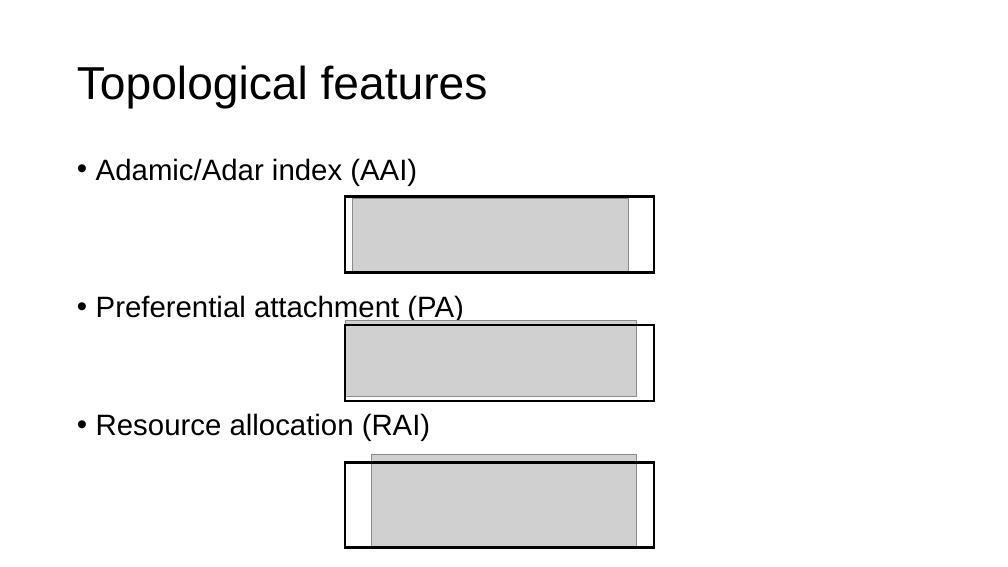
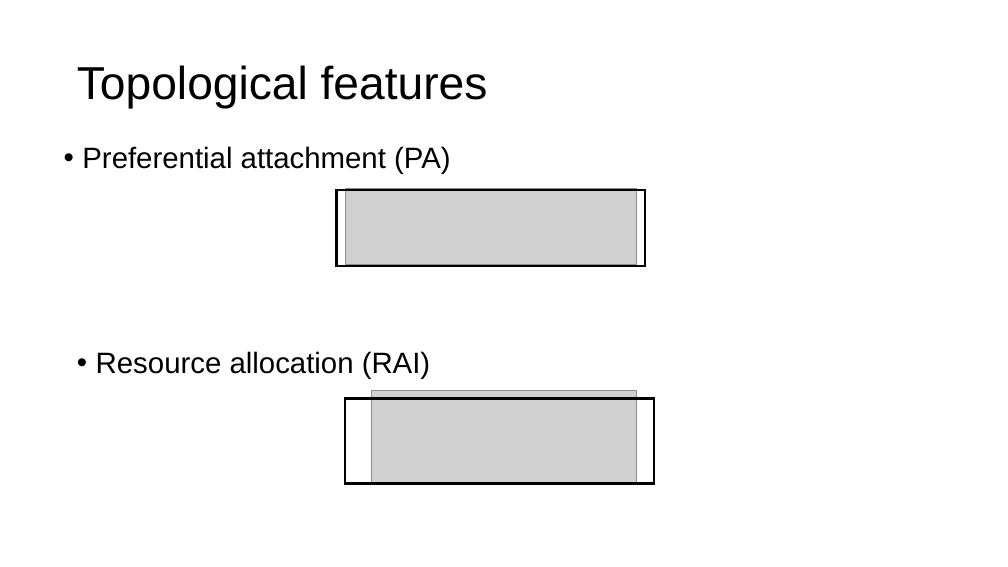
Before and after one commit to tsutarou10/variousFile, a slide deck: slide 33 of Predicting potential drug-drug interactions on topological and semantic similarity features using statistical learning.pptx (slide 31 before the commit). Drawn at 1008x567 pixels with LibreOffice and Linux fonts; fonts in the diff are those of the drawing; grey boxes stand for pictures. Boxes give left, top, right and bottom in pixels: in the first picture for what was removed or moved away, otherwise in the second. Text is boxed around its words. In the diff, an @@ line names an element or a change of style, - is before the commit and + after.

```diff
--- a/Predicting potential drug-drug interactions on topological and semantic similarity features using statistical learning.pptx
+++ b/Predicting potential drug-drug interactions on topological and semantic similarity features using statistical learning.pptx
@@ text "Preferential attachment (PA)": place and size @@
-text "Preferential attachment (PA)" at [96, 295, 464, 323]
+text "Preferential attachment (PA)" at [82, 146, 451, 174]
@@ text removed at [96, 158, 417, 186] @@
-• Adamic/Adar index (AAI)
@@ rectangle: place and size @@
-rectangle at [346, 325, 654, 402]
+rectangle at [337, 190, 645, 266]
@@ picture: place and size @@
-picture at [346, 321, 637, 396]
+picture at [346, 189, 637, 265]
@@ rectangle removed at [346, 197, 654, 273] @@
@@ picture removed at [353, 199, 629, 274] @@
@@ text "Resource allocation (RAI)": place and size @@
-text "Resource allocation (RAI)" at [96, 413, 430, 441]
+text "Resource allocation (RAI)" at [96, 351, 430, 379]
@@ rectangle: place and size @@
-rectangle at [346, 463, 654, 547]
+rectangle at [346, 399, 654, 483]
@@ picture: place and size @@
-picture at [372, 454, 637, 547]
+picture at [372, 390, 637, 484]
```
Also in this commit, not shown: 12 other slides changed, 2 slides added.
